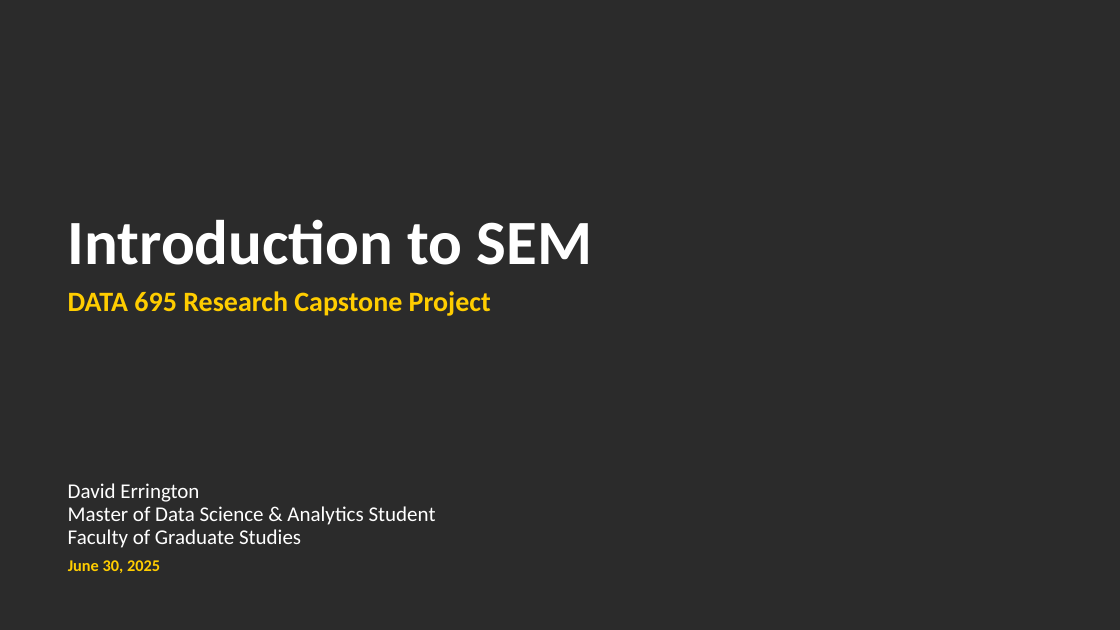
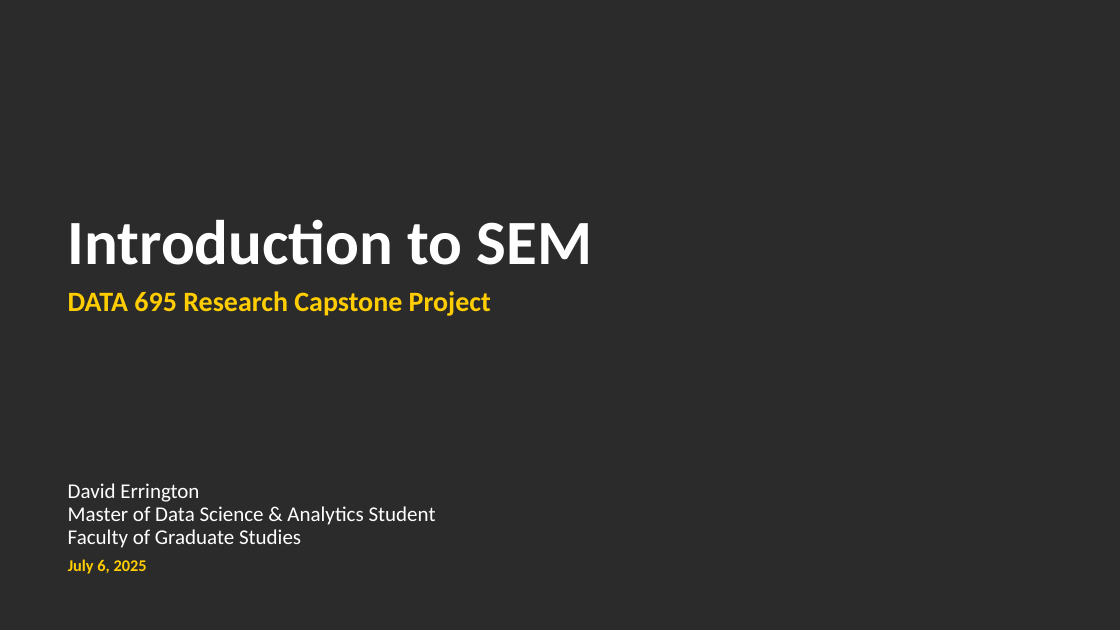
Before and after one commit to dserrington/UCalgary-MDSA-Internship, a slide deck: slide 1 of DRAFT - Research Capstone Project v1.pptx. Drawn at 1120x630 pixels with LibreOffice and Linux fonts; fonts in the diff are those of the drawing; background and template pictures are left out; a plain dark background stands for a picture behind light text. Boxes give left, top, right and bottom in pixels: in the first picture for what was removed or moved away, otherwise in the second. Text is boxed around its words. In the diff, an @@ line names an element or a change of style, - is before the commit and + after.

```diff
--- a/DRAFT - Research Capstone Project v1.pptx
+++ b/DRAFT - Research Capstone Project v1.pptx
@@ text at (68,559,147,574): text changed @@
-June 30, 2025
+July 6, 2025
```
Also in this commit, not shown: 2 other slides changed, 1 slide added, 1 other file.
